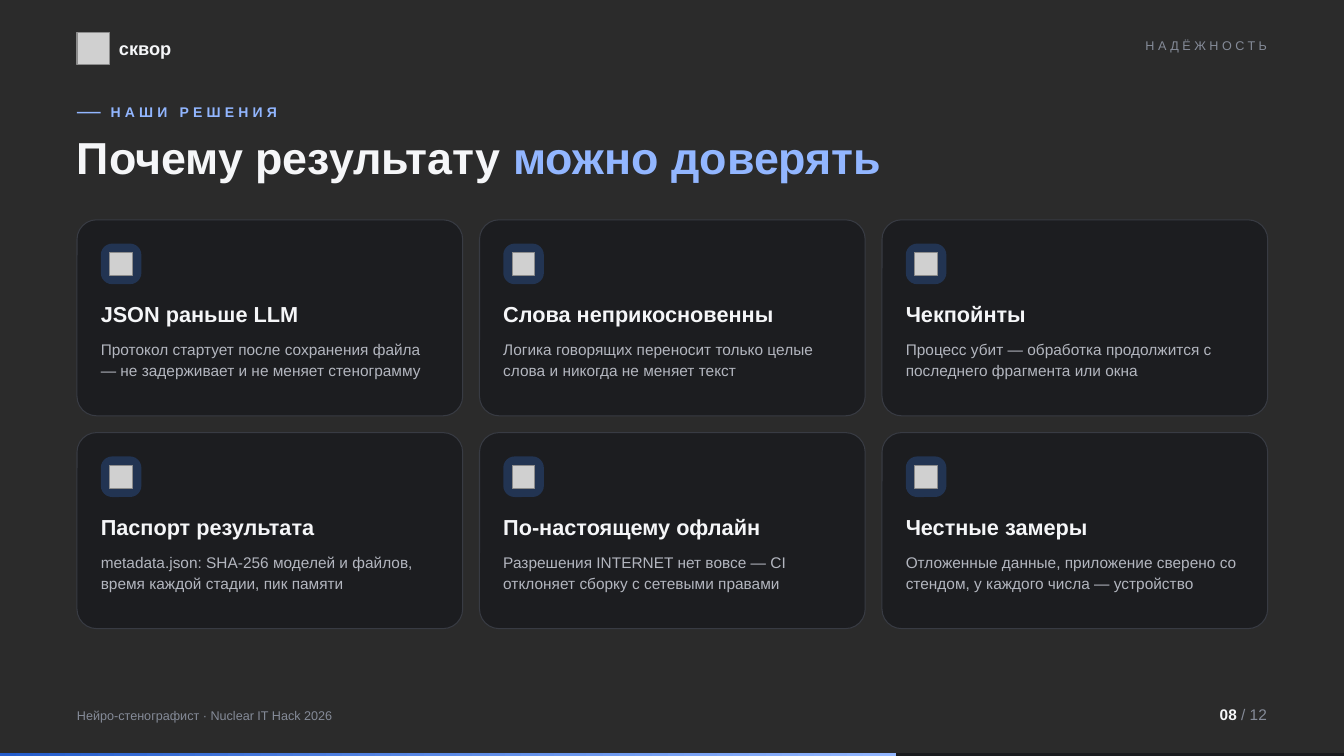
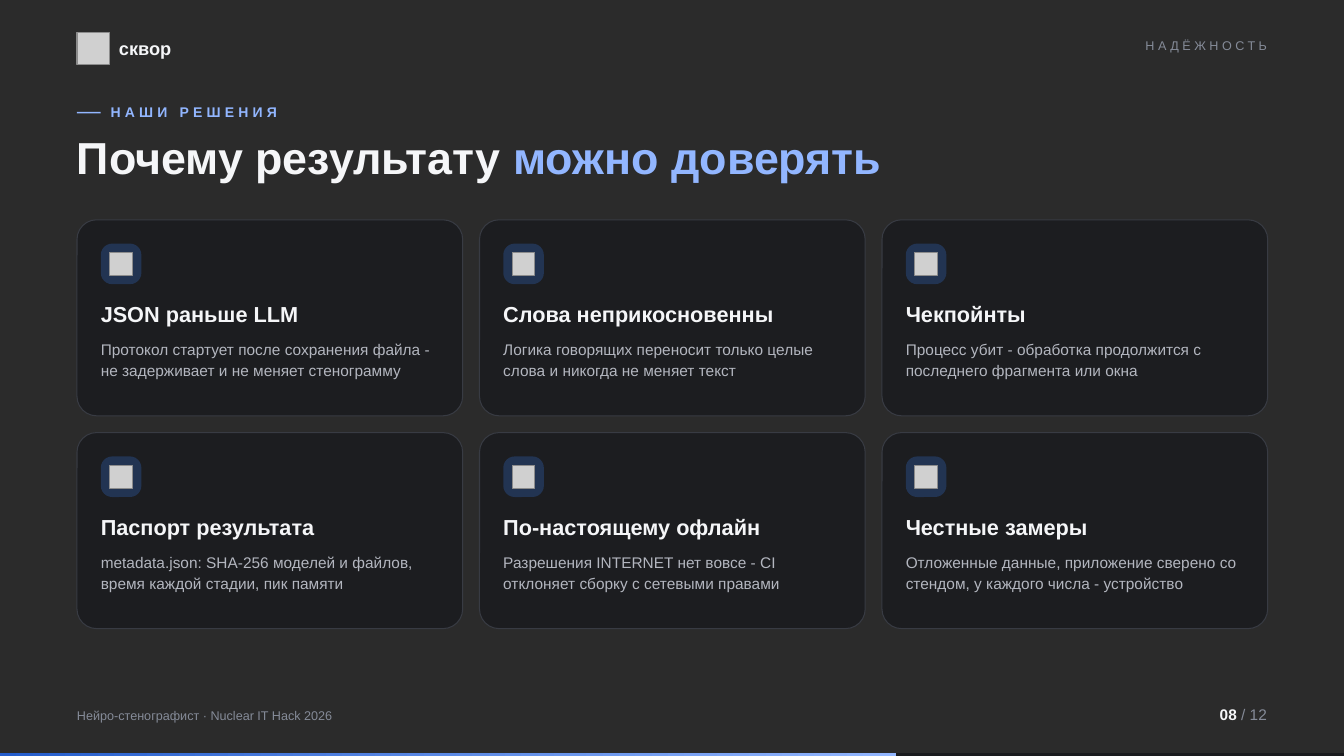
Before and after one commit to jfghmrr/NuclearItHack, a slide deck: slide 8 of artifacts/demo/skvor_presentation.pptx. Drawn at 1344x756 pixels with LibreOffice and Linux fonts; fonts in the diff are those of the drawing; grey boxes stand for pictures; background and template pictures are left out; a plain dark background stands for a picture behind light text. Boxes give left, top, right and bottom in pixels: in the first picture for what was removed or moved away, otherwise in the second. Text is boxed around its words. In the diff, an @@ line names an element or a change of style, - is before the commit and + after.

```diff
--- a/artifacts/demo/skvor_presentation.pptx
+++ b/artifacts/demo/skvor_presentation.pptx
@@ text at (x1=101, y1=343, x2=420, y2=379): text changed @@
-Протокол стартует после сохранения файла — не задерживает и не меняет стенограмму
+Протокол стартует после сохранения файла - не задерживает и не меняет стенограмму
@@ text at (x1=906, y1=344, x2=1201, y2=379): text changed @@
-Процесс убит — обработка продолжится с последнего фрагмента или окна
+Процесс убит - обработка продолжится с последнего фрагмента или окна
@@ text at (x1=503, y1=557, x2=779, y2=592): text changed @@
-Разрешения INTERNET нет вовсе — CI отклоняет сборку с сетевыми правами
+Разрешения INTERNET нет вовсе - CI отклоняет сборку с сетевыми правами
@@ text at (x1=906, y1=557, x2=1236, y2=592): text changed @@
-Отложенные данные, приложение сверено со стендом, у каждого числа — устройство
+Отложенные данные, приложение сверено со стендом, у каждого числа - устройство
```
Also in this commit, not shown: 9 other slides changed.
